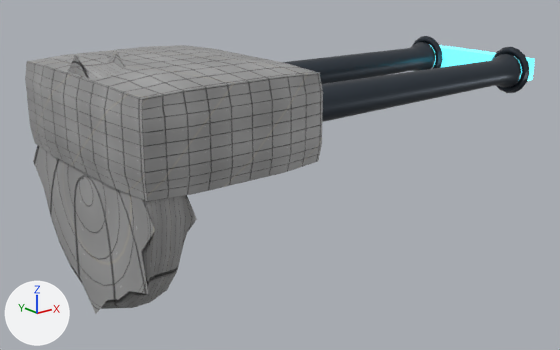
What one commit did to the Blender file assets/ships/parts/blender/weapon_turret_dual_authored.blend.
One viewpoint serves both versions: a 50 mm camera at (-2.78, -5.86, 2.08) aimed at (1.98, 0.09, -0.3). Arrows for +X, +Y and +Z are at lower left; the lights stay in place. The older version comes first.

Names of what the first picture shows: 'Turret_Barrel_-0.62', 'Turret_Barrel_0.62', 'Turret_Base', 'Turret_Charge_Block', 'Turret_Head', 'Turret_Muzzle_-0.62', 'Turret_Muzzle_0.62'.
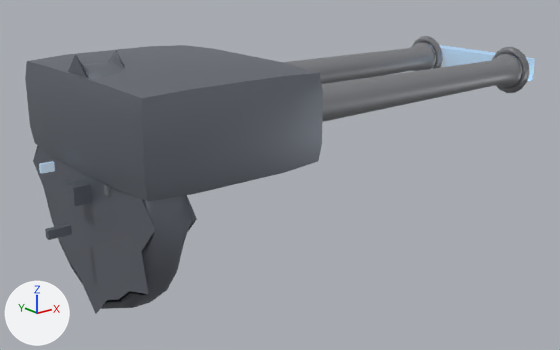
Boxes (x1, y1, x2, y2) around the edits, measured in the pictures (560 x 350 px):
'Turret_Head', recoloured (darker)
    both: (25, 45, 323, 201)
'Turret_Base', recoloured (darker)
    both: (33, 50, 197, 314)
'Turret_Barrel_0.62', recoloured (lighter)
    both: (322, 54, 521, 122)
'Turret_Barrel_-0.62', recoloured (lighter)
    both: (283, 42, 435, 84)
'Turret_Charge_Block', recoloured (cyan to blue)
    both: (429, 44, 535, 81)
'DET_gimbal_collar', added
    after: (64, 179, 92, 206)
'Turret_Muzzle_0.62', recoloured (lighter)
    both: (492, 47, 529, 93)
'Turret_Muzzle_-0.62', recoloured (greyish blue to grey)
    both: (412, 36, 443, 69)
'DET_mount_rail', added
    after: (45, 224, 72, 240)
'DET_inspection_stencil', added
    after: (39, 161, 55, 174)
'DET_cavity_grime_vent', added
    after: (104, 184, 110, 196)

The change, as a list of edits to the scene's bpy script:
```text
Change me_turret_base:
    where me_turret_base.from_pydata(...)  # 50 vertices, 96 faces; spans x -0.18..0.18, y -1.05..1.05, z -1.05..1.05
    remove me_turret_base.materials.append(mat_material_hull_004)
    add me_turret_base.materials.append(mat_material_hull)  # grey #818690
Change me_turret_head:
    where me_turret_head.from_pydata(...)  # 150 vertices, 192 faces; spans x -0.9..0.9, y -1.12..1.12, z -0.45..0.45
    remove me_turret_head.materials.append(mat_material_hull_004)
    add me_turret_head.materials.append(mat_material_hull)  # grey #818690
Change me_turret_barrel__0_62:
    where me_turret_barrel__0_62.from_pydata(...)  # 50 vertices, 96 faces; spans x 0.0..3.45, y -0.22..0.22, z -0.22..0.22
    remove me_turret_barrel__0_62.materials.append(mat_material_mechanical_001)  # greyish blue #424b55
    add me_turret_barrel__0_62.materials.append(mat_material_mechanical)  # grey #a0a2a6
Change me_turret_muzzle__0_62:
    where me_turret_muzzle__0_62.from_pydata(...)  # 80 vertices, 160 faces; spans x -0.043..0.043, y -0.265..0.265, z -0.265..0.265
    remove me_turret_muzzle__0_62.materials.append(mat_material_mechanical_001)  # greyish blue #424b55
    add me_turret_muzzle__0_62.materials.append(mat_material_mechanical)  # grey #a0a2a6
Change me_turret_barrel_0_62:
    where me_turret_barrel_0_62.from_pydata(...)  # 50 vertices, 96 faces; spans x 0.0..3.45, y -0.22..0.22, z -0.22..0.22
    remove me_turret_barrel_0_62.materials.append(mat_material_mechanical_001)  # greyish blue #424b55
    add me_turret_barrel_0_62.materials.append(mat_material_mechanical)  # grey #a0a2a6
Change me_turret_muzzle_0_62:
    where me_turret_muzzle_0_62.from_pydata(...)  # 80 vertices, 160 faces; spans x -0.043..0.043, y -0.265..0.265, z -0.265..0.265
    remove me_turret_muzzle_0_62.materials.append(mat_material_mechanical_001)  # greyish blue #424b55
    add me_turret_muzzle_0_62.materials.append(mat_material_mechanical)  # grey #a0a2a6
Change me_turret_charge_block:
    where me_turret_charge_block.from_pydata(...)  # 54 vertices, 48 faces; spans x -0.11..0.11, y -0.77..0.77, z -0.14..0.14
    remove me_turret_charge_block.materials.append(mat_material_accent_002)  # cyan #59adb8, glowing cyan #50d3e1
    add me_turret_charge_block.materials.append(mat_material_accent)  # blue #6cc4f9, glowing white #ffffff
Add ob_det_mount_rail:
    ob_det_mount_rail = bpy.data.objects.new('DET_mount_rail', me_cube_023)  # a box spanning x -0.5..0.5, y -0.5..0.5, z -0.5..0.5; in mat_material_hull (grey #818690); modifiers BEVEL
    ob_det_mount_rail.parent = ob_weapon_turret_dual
    ob_det_mount_rail.location = (-0.45, 0.0, -0.3)
    ob_det_mount_rail.scale = (0.2, 0.06, 0.08)
Add ob_det_inspection_stencil:
    ob_det_inspection_stencil = bpy.data.objects.new('DET_inspection_stencil', me_cube_021)  # a box spanning x -0.5..0.5, y -0.5..0.5, z -0.5..0.5; in mat_material_accent (blue #6cc4f9, glowing white #ffffff); modifiers BEVEL
    ob_det_inspection_stencil.parent = ob_weapon_turret_dual
    ob_det_inspection_stencil.location = (-0.35, 0.38, 0.15)
    ob_det_inspection_stencil.scale = (0.12, 0.04, 0.08)
Add ob_det_gimbal_collar:
    ob_det_gimbal_collar = bpy.data.objects.new('DET_gimbal_collar', me_cube_023.copy())  # modifiers BEVEL
    ob_det_gimbal_collar.parent = ob_weapon_turret_dual
    ob_det_gimbal_collar.location = (-0.25, 0.0, 0.0)
    ob_det_gimbal_collar.scale = (0.16, 0.18, 0.16)
Add ob_det_cavity_grime_vent:
    ob_det_cavity_grime_vent = bpy.data.objects.new('DET_cavity_grime_vent', me_cube_017)  # a box spanning x -0.5..0.5, y -0.5..0.5, z -0.5..0.5; in mat_material_mechanical (grey #a0a2a6); modifiers BEVEL
    ob_det_cavity_grime_vent.parent = ob_weapon_turret_dual
    ob_det_cavity_grime_vent.location = (-0.15, -0.42, 0.12)
    ob_det_cavity_grime_vent.scale = (0.1, 0.06, 0.08)
```
